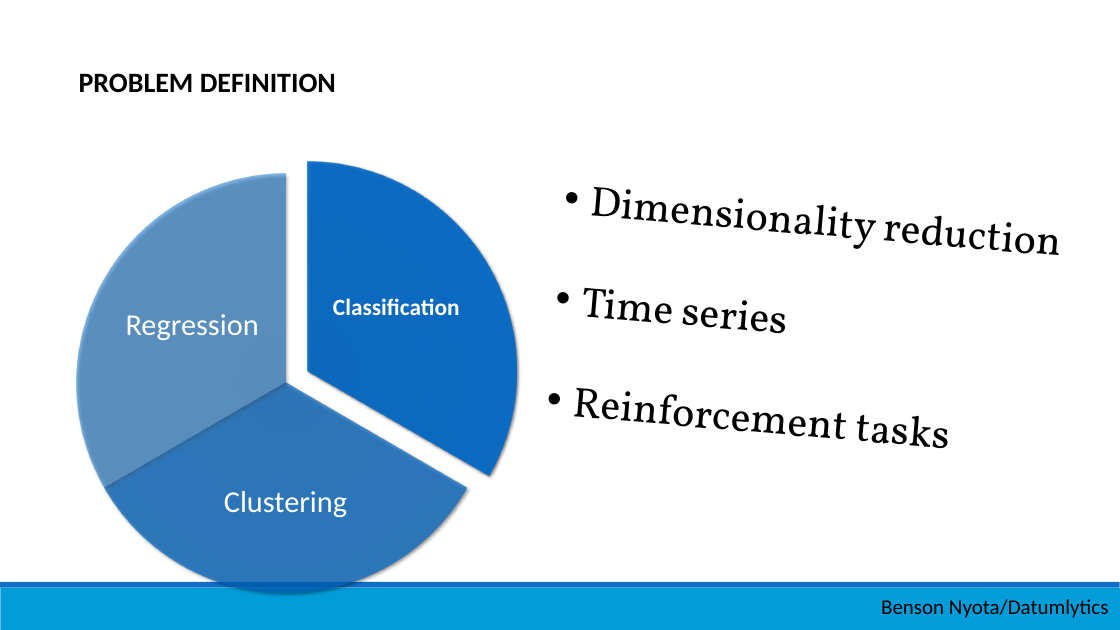
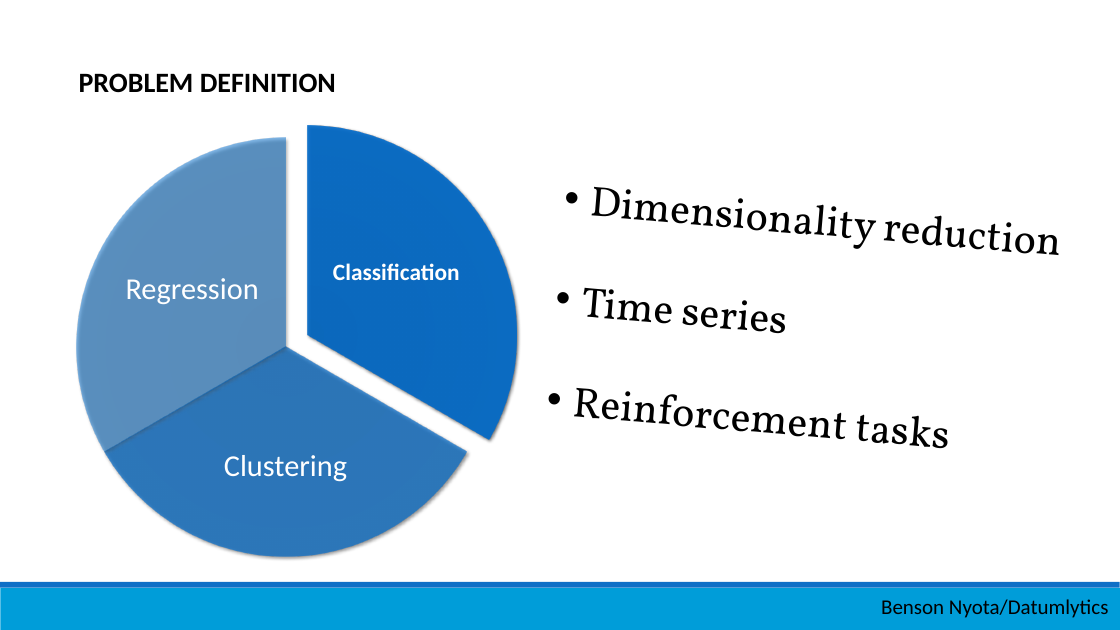
Before and after one commit to Nyotabenson/March24_Resources, a slide deck: slide 5 of 21_Intro... Machine Learning/Introduction_to_ML.pptx. Drawn at 1120x630 pixels with LibreOffice and Linux fonts; fonts in the diff are those of the drawing. Boxes give left, top, right and bottom in pixels: in the first picture for what was removed or moved away, otherwise in the second. Text is boxed around its words. In the diff, an @@ line names an element or a change of style, - is before the commit and + after.

```diff
--- a/21_Intro... Machine Learning/Introduction_to_ML.pptx
+++ b/21_Intro... Machine Learning/Introduction_to_ML.pptx
@@ 3 texts, 3 pie slice (boxed as its full ellipse)s: place and size @@
-3 texts, 3 pie slice (boxed as its full ellipse)s at [76, 161, 517, 592]
+3 texts, 3 pie slice (boxed as its full ellipse)s at [76, 126, 517, 556]
```
Also in this commit, not shown: 5 other slides changed, 6 other files.
